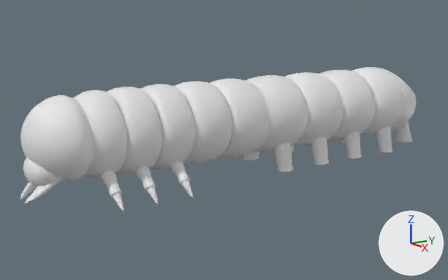
Before and after pictures for a commit that changed the Blender file 01/Assets/models/enemies/caterpillars/caterpillar05.blend.
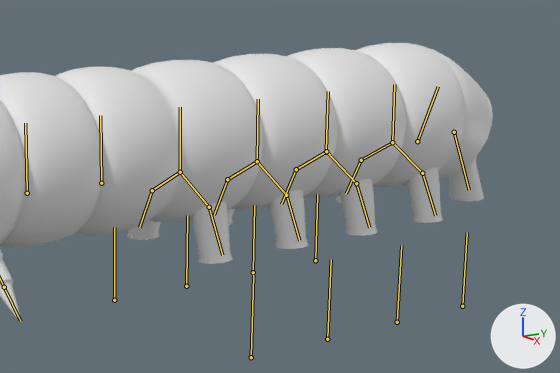
Each version appears first whole from a camera (50 mm lens) standing at (12.42, -3.14, 2.76) and looking at (-0.51, 5.56, -0.66), and next in a close-up on the part from 41% to 100% of the width and 17% to 80% of the height. Arrows for +X, +Y and +Z are at lower right; the lights stay in place. Both versions are drawn at frame 61 of the action 'c1_walking.R'; the numbers are the values there. The bones that bend it are drawn over the model as lines in the close-ups.

Names of what the first close-up shows: 'body_inner_skin', 'body_outer_shape', 'legs_hind', 'prolegs', 'tail'.
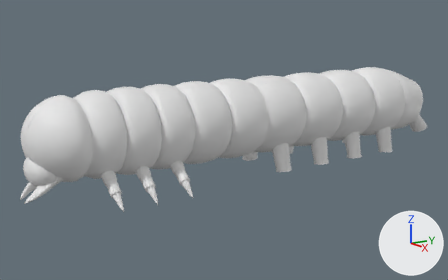
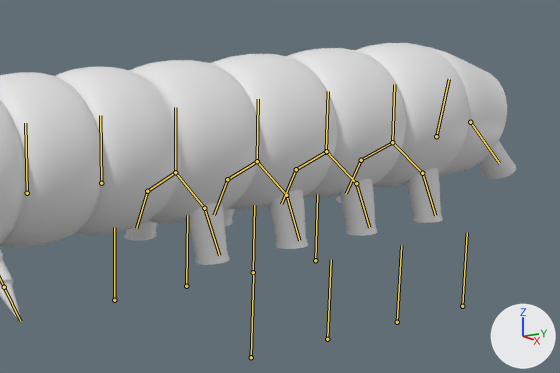
Where the change shows, as pixel boxes (x1, y1, x2, y2) in the close-ups (560 x 373 px):
'body_outer_shape', posed
    before: (0, 43, 465, 248)
    after: (0, 43, 469, 248)
'prolegs', posed
    before: (127, 168, 443, 264)
    after: (124, 168, 443, 265)
'tail', posed
    before: (429, 48, 493, 201)
    after: (428, 47, 516, 179)
bone 'tail', root to tip
    before: (454, 132) to (469, 190)
    after: (470, 122) to (499, 163)
bone 'segment06', root to tip
    before: (180, 172) to (180, 107)
    after: (175, 172) to (175, 107)
bone 'segment10', root to tip
    before: (417, 141) to (438, 86)
    after: (436, 136) to (449, 79)

The edits, one by one:
Bone 'tail' (bone_tail) moves from (0.0, -0.17, -0.31) to (0.0, 0.0, 0.0).
Bone 'tail' (bone_tail) turns from (-22, 0, 0) to (0, 0, 0) degrees about its own x, y and z.
Bone 'segment06' (bone_segment06) moves from (0.0, 0.0, 0.0) to (0.0, 0.0, 0.07).
Bone 'segment10' (bone_segment10) moves from (0.0, -0.12, 0.36) to (0.0, 0.0, 0.0).
Bone 'segment10' (bone_segment10) turns from (-11, 0, 0) to (0, 0, 0) degrees about its own x, y and z.
